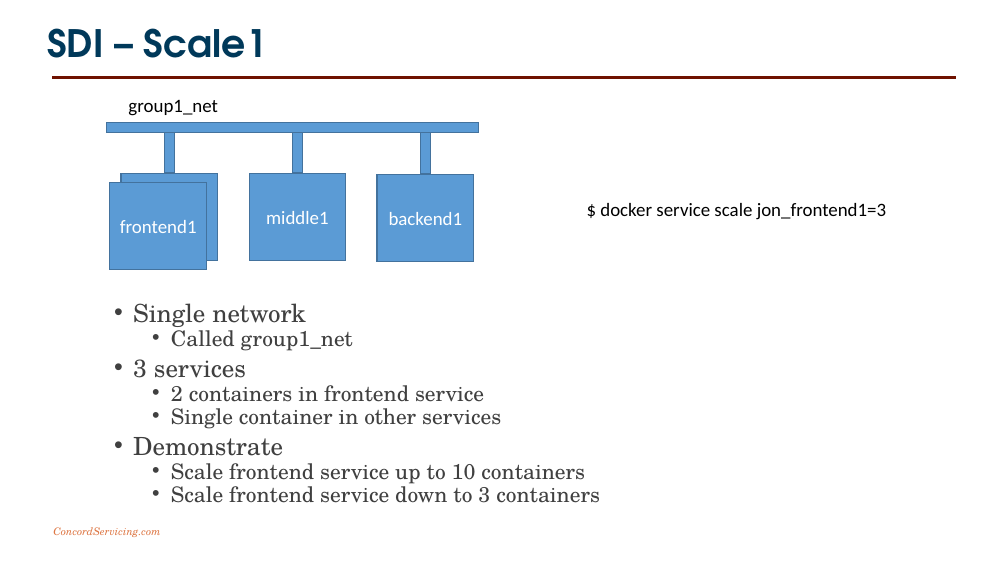
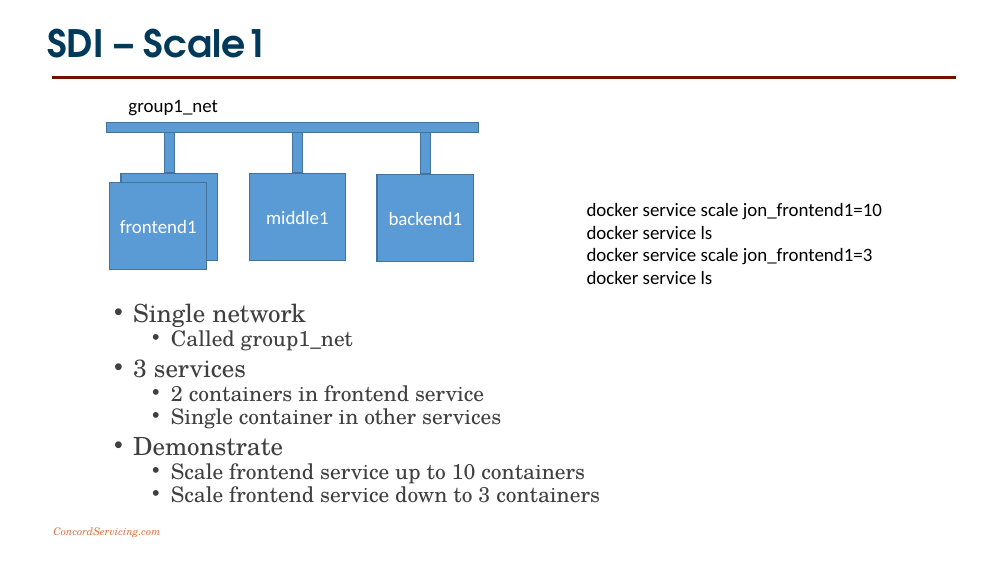
Before and after one commit to joncatlin/docker-compose-files, a slide deck: slide 16 of software defined infrastructure/20181013 Software Defined Infrastructure.pptx (slide 12 before the commit). Drawn at 1008x567 pixels with LibreOffice and Linux fonts; fonts in the diff are those of the drawing; background and template pictures are left out. Boxes give left, top, right and bottom in pixels: in the first picture for what was removed or moved away, otherwise in the second. Text is boxed around its words. In the diff, an @@ line names an element or a change of style, - is before the commit and + after.

```diff
--- a/software defined infrastructure/20181013 Software Defined Infrastructure.pptx
+++ b/software defined infrastructure/20181013 Software Defined Infrastructure.pptx
@@ text at (x1=587, y1=203, x2=882, y2=284): text changed @@
-$ docker service scale jon_frontend1=3
+docker service scale jon_frontend1=10
+docker service ls
+docker service scale jon_frontend1=3
+docker service ls
```
Also in this commit, not shown: 9 other slides changed, 4 slides added, 6 slides removed, 2 other files.
